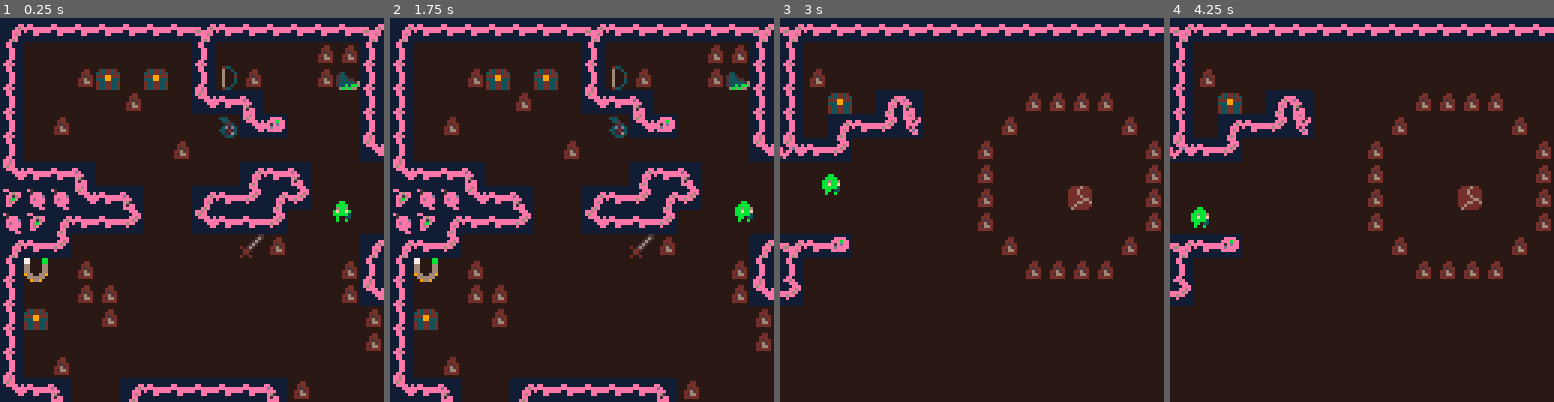
Above: before the commit, frames 1-4 (left to right).
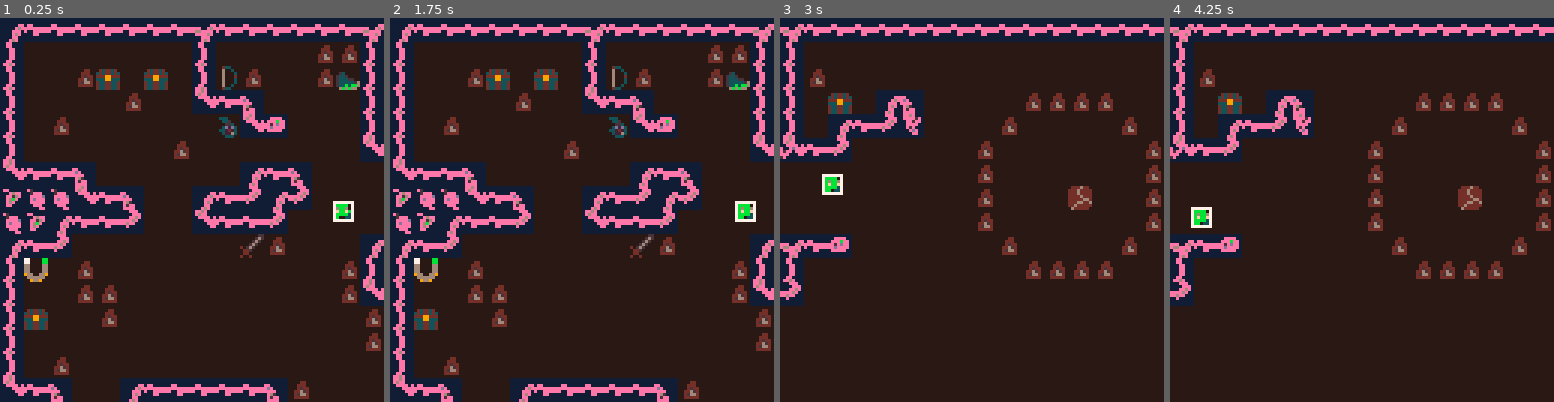
Above: after the commit, the same moments.

Repository: s-france/pico8GameS
Game: PICO-8 cartridge squid.p8
Same seed, same stepped clock (60 frames per second), same inputs: the game is played once before the commit and once after it.
Inputs:
- Up to frame 1 (0.25 s): no input
- Up to frame 2 (1.75 s): tap X (X key) at 0.33, 1.07 s; tap O (Z key) at 0.7, 1.7 s; hold Right from 1.6 s (still down)
- Up to frame 3 (3 s): tap X (X key) at 1.85, 2.97 s; release Right at 2.1 s; tap O (Z key) at 2.1, 2.5, 2.9 s; hold Up 2.15-2.42 s; hold Right from 2.47 s (still down)
- Up to frame 4 (4.25 s): release Right at 3.03 s; hold Left 3.08-3.58 s; tap O (Z key) at 3.3, 3.7, 4.1 s; hold Down 3.63-3.97 s; hold Right from 4.02 s (still down); tap X (X key) at 4.08 s

The runs differ from the first frame. In frame 1, 0.1% of the frame differs, in the area x 86-93%, y 47-54%; in frame 2, 0.1%; in frame 3, 0.1%; in frame 4, 0.1%.

Commit message:
hb 2 hb collision
OnCollision()

Diff:
--- a/squid.p8
+++ b/squid.p8
@@ -109,8 +109,8 @@
 	print(player.hb.left)
 	--]]
 
-
-	//foreach(hitboxes, draw_hitbox)
+	//hitbox debug
+	foreach(hitboxes, draw_hitbox)
 
 	--[[
 	print(hitboxes[1].left)
@@ -170,7 +170,7 @@
 
 	player.invis = false
 	--player hurtbox, tag = 0
- player.hb = add_hitbox(0, 4,4, 6,6, -1, player)
+ player.hb = add_hitbox(0, 4,4, 6,6, -1, player_oncollision, player)
 end
 
 // move player
@@ -337,6 +337,13 @@
 	spr(player.sprite, player.x%128, player.y%128)
 	pal()
 end
+
+
+function player_oncollision(playerhb, otherhb)
+	//add hb collision behavior here
+
+end
+
 
 function use_item_in_slot(num)
 	for k,v in pairs(global_items) do
@@ -519,7 +526,7 @@
 
 	bomb.timer = 100
 	bomb.sprite = 18
-	bomb.hb = add_hitbox(2,4,5,5,5,-1,bomb)
+	bomb.hb = add_hitbox(2,4,5,5,5,-1, bomb_oncollision, bomb)
 	add(bombpool,bomb)
 end
 
@@ -531,17 +538,7 @@
 // explosion (aka bomb.sprite = 0)
 function update_bomb(bomb)
 	if (bomb.timer == 0) then
-	 add_partsys(bomb.x+4,bomb.y+4,1,1, 2,5, 0,0, 2,2, 0.0625)
-	 bomb.isalive = false
-	 del(bombpool,bomb)
-
-	 //add_hitbox(1, bomb.x+4,bomb.y+4, 24,24, 3)
-
- 	local explosion = {}
- 		explosion.x = bomb.x
- 		explosion.y = bomb.y
- 		explosion.hb = add_hitbox(1, explosion.x+4,explosion.y+4, 24,24, 3)
- 		add(explosions, explosion)
+	 explode(bomb)
 	else
 	 bomb.x += bomb.dx
 	 bomb.y += bomb.dy
@@ -562,6 +559,21 @@
   if (player.mapposx == bomb.mapposx and player.mapposy == bomb.mapposy) then
    spr(bomb.sprite,bomb.x%128,bomb.y%128)
   end
+end
+
+function explode(bomb)
+	add_partsys(bomb.x+4,bomb.y+4,1,1, 2,5, 0,0, 2,2, 0.0625)
+ bomb.isalive = false
+ del(bombpool,bomb)
+
+ //add_hitbox(1, bomb.x+4,bomb.y+4, 24,24, 3)
+
+	local explosion = {}
+		explosion.x = bomb.x
+		explosion.y = bomb.y
+		explosion.hb = add_hitbox(1, explosion.x+4,explosion.y+4, 24,24, 3, explo_oncollision)
+		add(explosions, explosion)
+
 end
 
 
@@ -594,6 +606,35 @@
 	 end
 	end
 	del(pair)
+end
+
+
+//bomb oncollision() function
+function bomb_oncollision(bombhb, otherhb)
+ 	--arrows
+	 if (otherhb.tag == 1 and otherhb.parent != nil) then
+		 //match speed to arrow
+		 bombhb.parent.dx = otherhb.parent.dx
+		 bombhb.parent.dy = otherhb.parent.dy
+
+		 //explode if arrow is gone
+		 if (otherhb.parent.timer <= 0) then
+		 	explode(bombhb.parent)
+		 end
+
+		 //match timers to bomb
+		 otherhb.parent.timer = bombhb.parent.timer
+		 //^^^could move this to arrow.oncollision()
+	 end
+
+	 //add other collision behavior here
+
+end
+
+
+function explo_oncollision(explohb, otherhb)
+	//behavior for explosion hb colliding
+
 end
 -->8
 -- levels and map
@@ -841,31 +882,22 @@
 -- sword physics
 
 // sword()
-// draws sword swing!
+// draws sword swing
 // creates hitbox
 function sword()
 		for k,v in pairs(global_faces) do
 			if player.face == k then
+				//sword particle visuals
 				add_partsys(player.x + v[3],player.y + v[4], v[5],v[6], v[7], v[8], v[9],v[10], v[11],v[12],v[13])
+				//sword hitbox
+
+
 			end
 		end
 end
 -->8
 -- optimizations and development functions
-// first order of biznes
-// make world coordinate to
-// map cell function and vice
-// versa?
-
-// make cell estimator function
-// for universal cell estimation
-
 // cook any other code opt.
-
-
-// we are going to make an x,y
-// estimator function for opening
-// shit/the explosion function
 
 function xest(x)
 	return flr(x+0.5)
@@ -962,7 +994,13 @@
 	return cols
 end
 
-function add_hitbox(tag, x,y, xlen,ylen, duration, parent)
+function add_hitbox(tag,
+																				x,y, //position
+																				xlen, //length
+																				ylen,	//height
+																				duration,
+																				oncolfunc, //oncollision function
+																				parent)
 	hitbox = {}
 
 	hitbox.tag = tag
@@ -985,6 +1023,10 @@
 	---for parent-based lifetime
 	hitbox.duration = duration
 
+	//oncollision() function
+	//runs on all currently colliding hbs
+	hitbox.oncollision = oncolfunc
+
 	local mapx = (hitbox.x-(hitbox.x%8))/8
 	local mapy = (hitbox.y-(hitbox.y%8))/8
 	hitbox.mapposx = (mapx-(mapx%16)) / 16
@@ -1047,22 +1089,27 @@
 
 	--add oncollision function here!!!
  for i,j in pairs(hitboxes) do
-		if j != hb then
+		--if j != hb then
 		 -- arrows
-		 if (hbcollision(hb,j)) and (hb.tag == 2) then
-		 	if (j.tag == 1 and j.parent != nil) then
-		 	 hb.parent.dx = j.parent.dx
-		 	 hb.parent.dy = j.parent.dy
-		 	 if (hb.parent.timer >= j.parent.timer) then
-		 	  hb.parent.timer = j.parent.timer
-		 	 elseif (hb.parent.timer < j.parent.timer) then
-		 	  j.parent.timer = hb.parent.timer
-		 	 end
-		 	end
+		 --if (hbcollision(hb,j)) an
+		 	--if (j.tag == 1 and j.parent != nil) then
+		 	 --hb.parent.dx = j.parent.dx
+		 	 --hb.parent.dy = j.parent.dy
+		 	 --if (hb.parent.timer >= j.parent.timer) then
+		 	  --hb.parent.timer = j.parent.timer
+		 	 --elseif (hb.parent.timer < j.parent.timer) then
+		 	  --j.parent.timer = hb.parent.timer
+		 	 --end
+		 	--end
+			--end
+		--end
+
+			//check for collision
+			if j != hb and (hbcollision(hb,j)) then
+				//run oncollision function
+				hb.oncollision(hb, j)
 			end
-		end
-	end
-
+	end
 
 end
 
@@ -1205,7 +1252,7 @@
   arrow.y = flr(player.y)+0.5
 	end
 
-	arrow.hb = add_hitbox(1,4,4,4,4,-1,arrow)
+	arrow.hb = add_hitbox(1,4,4,4,4,-1, arrow_oncollision, arrow)
 
 	add(arrowpool, arrow)
 end
@@ -1257,6 +1304,13 @@
 	if (player.mapposx == arrow.mapposx and player.mapposy == arrow.mapposy) then
 		spr(arrow.sprite,arrow.x%128,arrow.y%128,1.0,1.0,arrow.flipx,arrow.flipy)
  end
+end
+
+function arrow_oncollision(arrowhb, otherhb)
+	//add hb collision behavior here!
+
+
+
 end
 __gfx__
 00000000000000001111111111111111222222222ff7f22222ff2222222fff22222222222222222200000000222222222222222222222222222222222ff7f222
